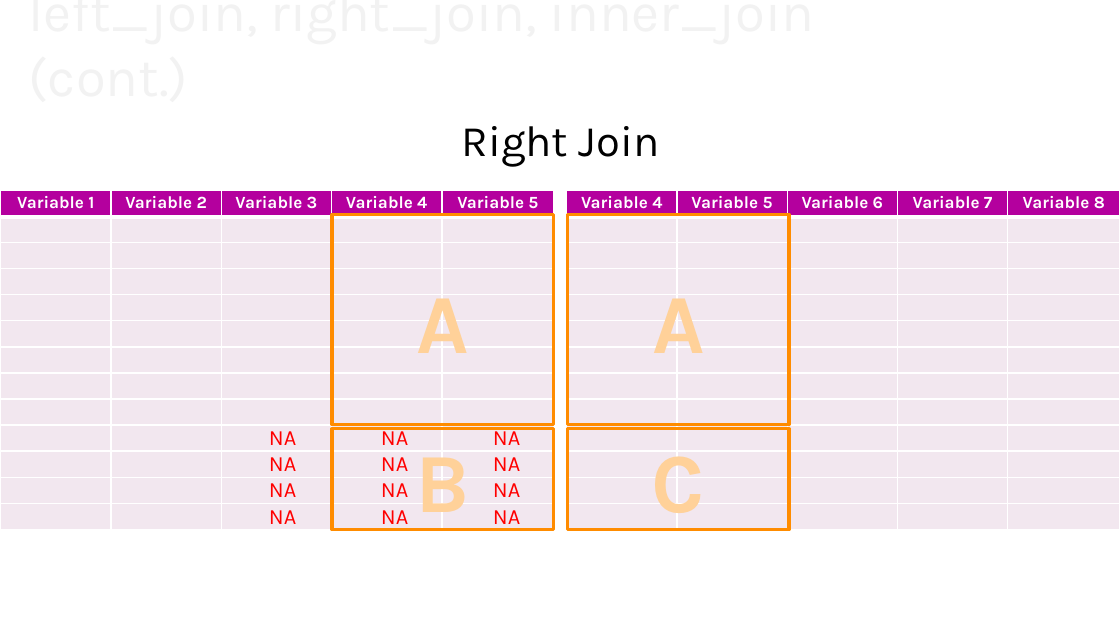
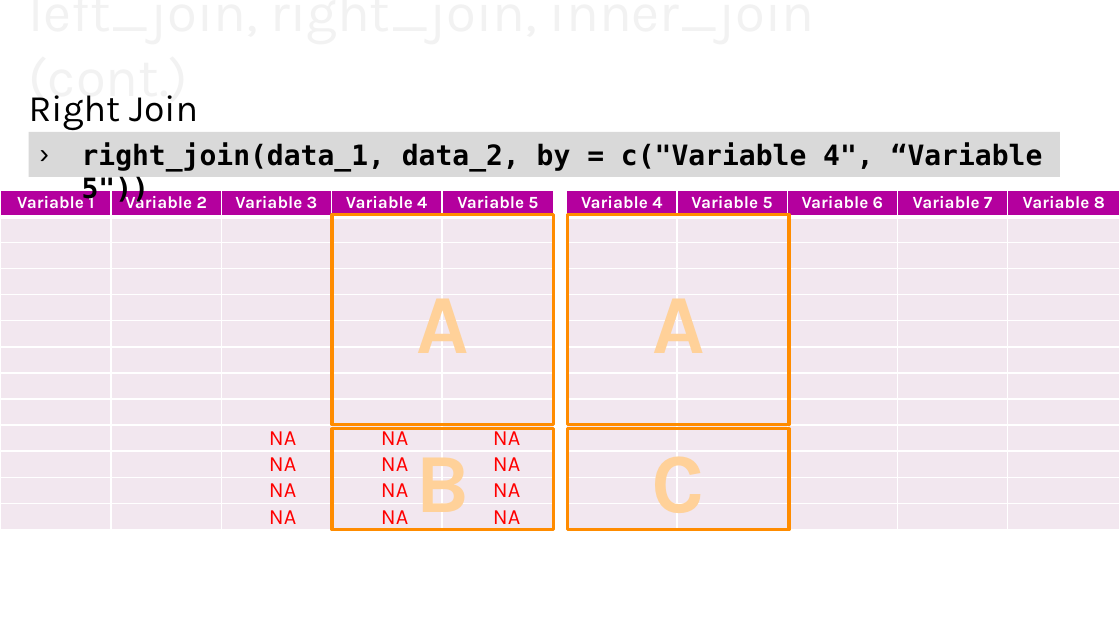
Before and after one commit to yinkaihsu/MSP-Lecture-R-Introduction, a slide deck: slide 16 of MSP_RIntoduction_IanHsu_20171025.pptx (slide 17 before the commit). Drawn at 1120x630 pixels with LibreOffice and Linux fonts; fonts in the diff are those of the drawing; background and template pictures are left out. Boxes give left, top, right and bottom in pixels: in the first picture for what was removed or moved away, otherwise in the second. Text is boxed around its words. In the diff, an @@ line names an element or a change of style, - is before the commit and + after.

Commit message:
Slides of Lecture
This is the slides of lecture in NTU on 171025.

```diff
--- a/MSP_RIntoduction_IanHsu_20171025.pptx
+++ b/MSP_RIntoduction_IanHsu_20171025.pptx
@@ text "Right Join" moved from (x1=462, y1=126, x2=660, y2=167) to (x1=29, y1=95, x2=198, y2=131) @@
@@ text "Right Join" at (x1=29, y1=95, x2=198, y2=131): size 28 to 24 pt; alignment centre to left @@
@@ rectangle added at (x1=28, y1=132, x2=1060, y2=177), fill #D9D9D9, 18 pt, text #000000, bold @@
+› right_join(data_1, data_2, by = c("Variable 4", “Variable 5"))
```
Also in this commit, not shown: 2 other slides changed.
